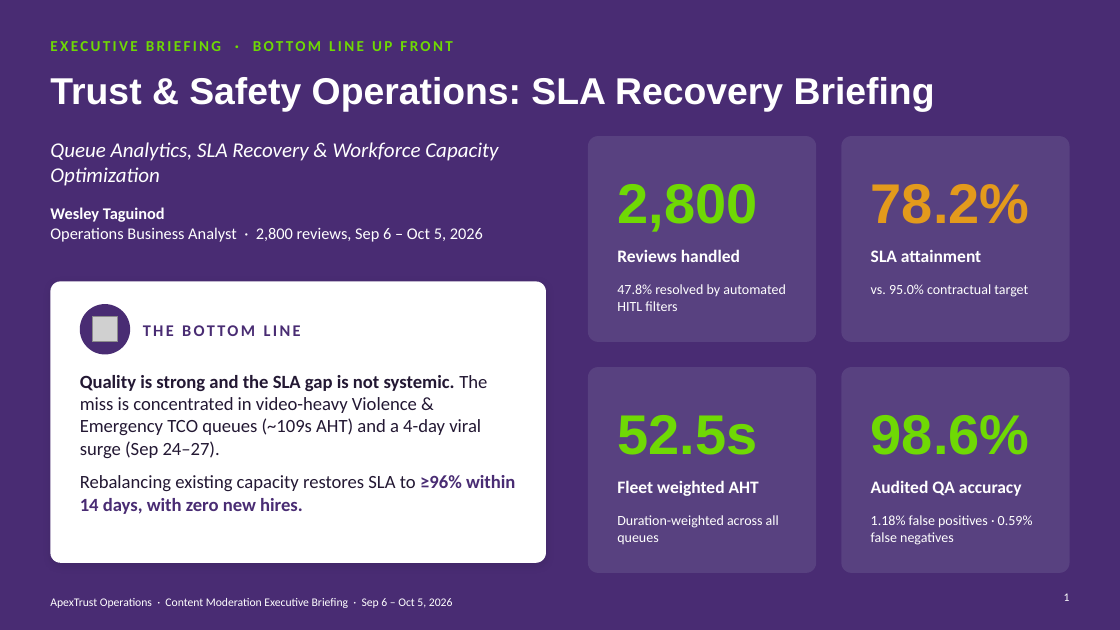
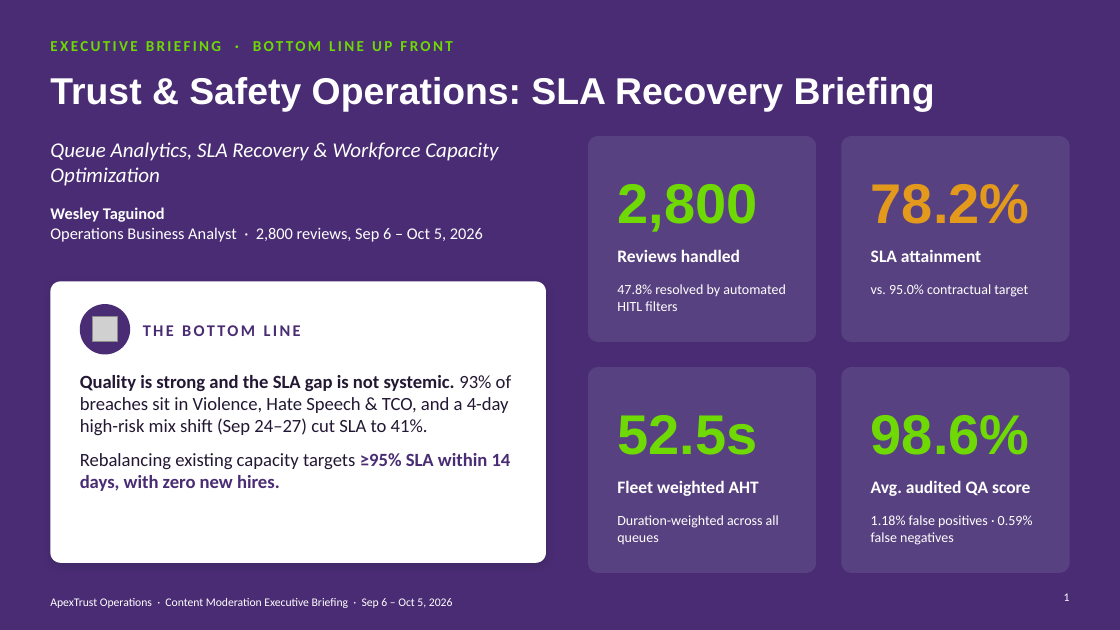
Before and after one commit to huezxiii/content-moderation-dashboard-portfolio, a slide deck: slide 1 of docs/presentation/ApexTrust_Content_Moderation_Executive_Briefing.pptx. Drawn at 1120x630 pixels with LibreOffice and Linux fonts; fonts in the diff are those of the drawing; grey boxes stand for pictures. Boxes give left, top, right and bottom in pixels: in the first picture for what was removed or moved away, otherwise in the second. Text is boxed around its words. In the diff, an @@ line names an element or a change of style, - is before the commit and + after.

```diff
--- a/docs/presentation/ApexTrust_Content_Moderation_Executive_Briefing.pptx
+++ b/docs/presentation/ApexTrust_Content_Moderation_Executive_Briefing.pptx
@@ text at <box>80,375,511,491</box>: text changed @@
-Quality is strong and the SLA gap is not systemic. The miss is concentrated in video-heavy Violence & Emergency TCO queues (~109s AHT) and a 4-day viral surge (Sep 24–27).
-Rebalancing existing capacity restores SLA to ≥96% within 14 days, with zero new hires.
+Quality is strong and the SLA gap is not systemic. 93% of breaches sit in Violence, Hate Speech & TCO, and a 4-day high-risk mix shift (Sep 24–27) cut SLA to 41%.
+Rebalancing existing capacity targets ≥95% SLA within 14 days, with zero new hires.
@@ text at <box>871,480,1030,496</box>: text changed @@
-Audited QA accuracy
+Avg. audited QA score
```
Also in this commit, not shown: 5 other slides changed.
